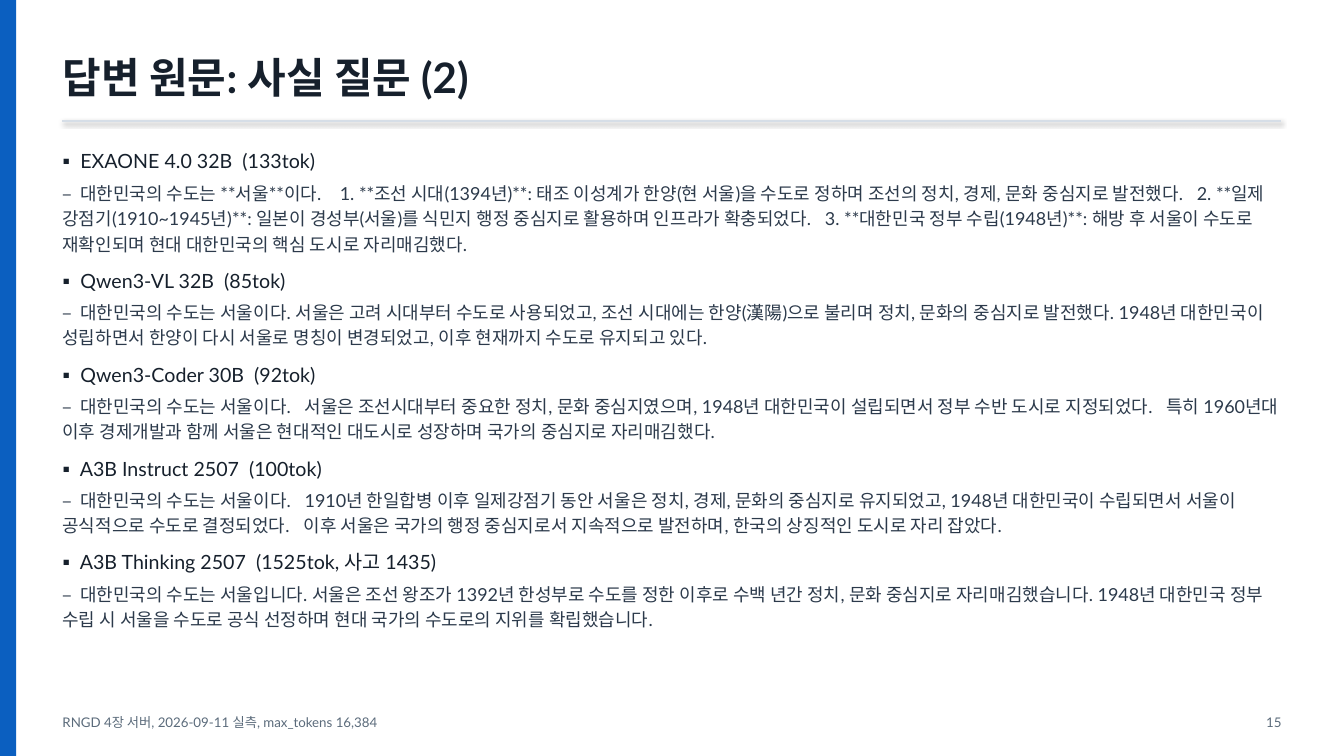
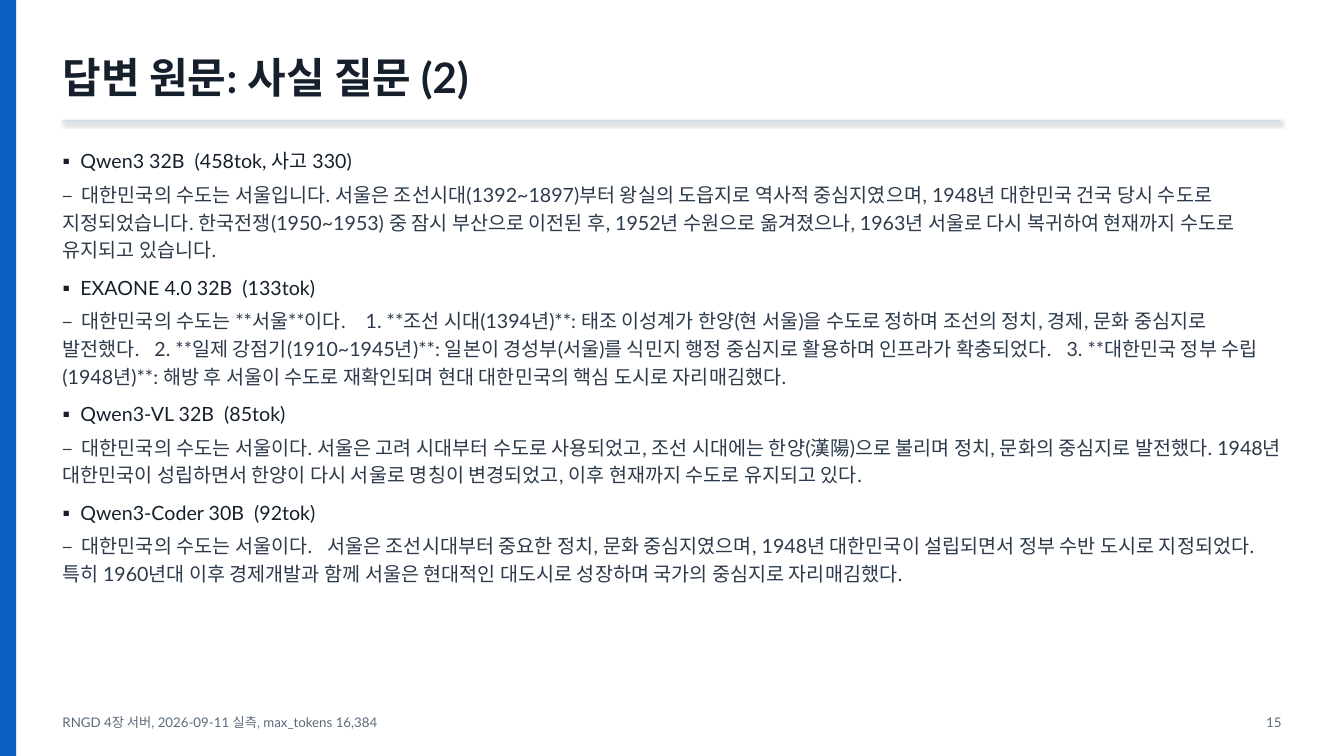
Before and after one commit to SOTA-PNU/RNGD-proj, a slide deck: slide 17 of Model_Benchmark/rngd-npu/bench_prebuilt_vs_custom/모델별-성능정리-2026-09-11.pptx. Drawn at 1344x756 pixels with LibreOffice and Linux fonts; fonts in the diff are those of the drawing. Boxes give left, top, right and bottom in pixels: in the first picture for what was removed or moved away, otherwise in the second. Text is boxed around its words. In the diff, an @@ line names an element or a change of style, - is before the commit and + after.

```diff
--- a/Model_Benchmark/rngd-npu/bench_prebuilt_vs_custom/모델별-성능정리-2026-09-11.pptx
+++ b/Model_Benchmark/rngd-npu/bench_prebuilt_vs_custom/모델별-성능정리-2026-09-11.pptx
@@ text at box(62, 151, 1234, 259): paragraphs added @@
+▪ Qwen3 32B (458tok, 사고 330)
+– 대한민국의 수도는 서울입니다. 서울은 조선시대(1392~1897)부터 왕실의 도읍지로 역사적 중심지였으며, 1948년 대한민국 건국 당시 수도로 지정되었습니다. 한국전쟁(1950~1953) 중 잠시 부산으로 이전된 후, 1952년 수원으로 옮겨졌으나, 1963년 서울로 다시 복귀하여 현재까지 수도로 유지되고 있습니다.
@@ text at box(62, 280, 1281, 583): size 12.8 to 14 pt in "– 대한민국의 수도는 **서울**이다. 1. **조선 시대(1394년)**: ...", "– 대한민국의 수도는 서울이다. 서울은 고려 시대부터 ...", "– 대한민국의 수도는 서울이다. 서울은 조선시대부터 중요한 ..."; more space between paragraphs @@
@@ text at box(62, 461, 1263, 628): paragraphs removed @@
-▪ A3B Instruct 2507 (100tok)
-– 대한민국의 수도는 서울이다. 1910년 한일합병 이후 일제강점기 동안 서울은 정치, 경제, 문화의 중심지로 유지되었고, 1948년 대한민국이 수립되면서 서울이 공식적으로 수도로 결정되었다. 이후 서울은 국가의 행정 중심지로서 지속적으로 발전하며, 한국의 상징적인 도시로 자리 잡았다.
-▪ A3B Thinking 2507 (1525tok, 사고 1435)
-– 대한민국의 수도는 서울입니다. 서울은 조선 왕조가 1392년 한성부로 수도를 정한 이후로 수백 년간 정치, 문화 중심지로 자리매김했습니다. 1948년 대한민국 정부 수립 시 서울을 수도로 공식 선정하며 현대 국가의 수도로의 지위를 확립했습니다.
```
Also in this commit, not shown: 36 other slides changed, 2 slides added, 19 other files.
